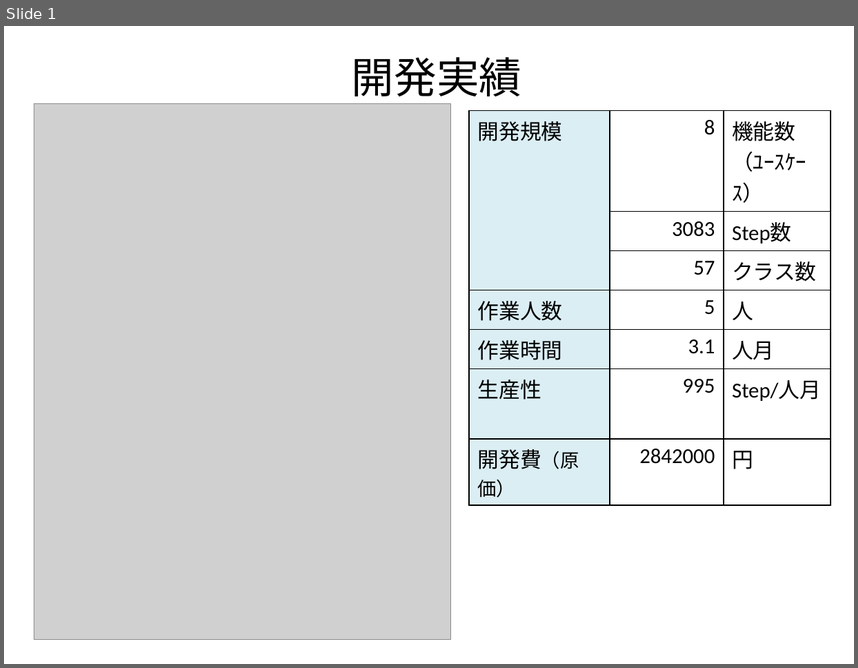
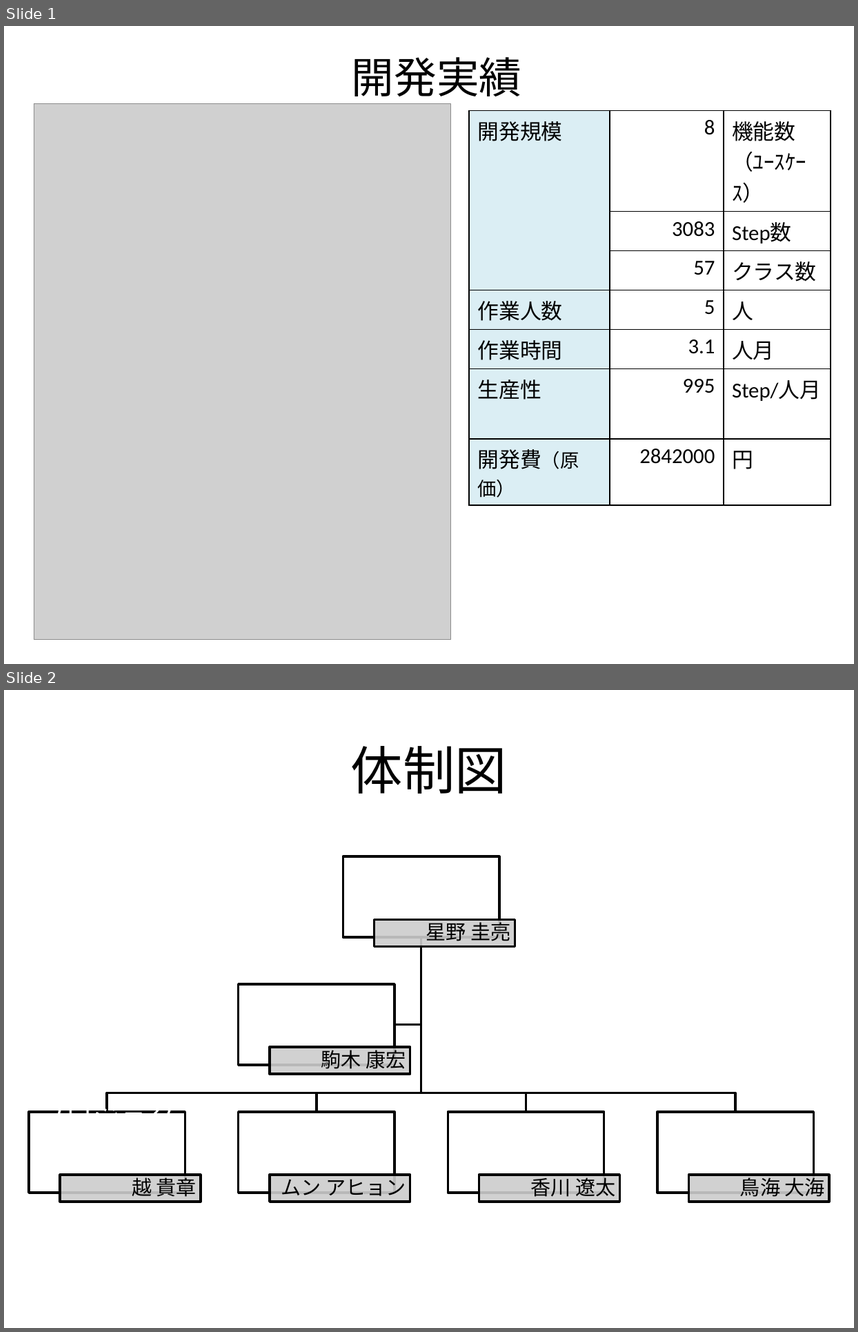
Before and after one commit to ChakaFlame/5_FGO, a slide deck: doc/unfinished/Presentation/5_発表資料.pptx. Shown one above the other, each under a label of ours: slide 1 before the commit, slides 1 and 2 after it. The pictures are 858x668 and 858x1332 pixels, drawn with LibreOffice and Linux fonts; fonts in the diff are those of the drawing; grey boxes stand for pictures. Boxes give left, top, right and bottom in pixels: in the first picture for what was removed or moved away, otherwise in the second. Text is boxed around its words. In the diff, an @@ line names an element or a change of style, - is before the commit and + after.

```diff
--- a/doc/unfinished/Presentation/5_発表資料.pptx
+++ b/doc/unfinished/Presentation/5_発表資料.pptx
@@ slide 2 added at [4,690,854,1328], background #FFFFFF @@
@@ title added at [351,746,507,793], 44 pt, text #000000 @@
+体制図
@@ group added at [29,854,829,1202]: 12 rectangles, 11 texts, 5 freeform shapes @@
+プロジェクト責任者
+星野 圭亮
+プロジェクトサブリーダー
+越 貴章
+テクニカル
+リーダー
+ムン アヒョン
+香川 遼太
+ライブラリ
+リーダー
+鳥海 大海
+プロジェクトリーダー
+駒木 康宏
```
Also in this commit, not shown: 1 other slide added, 3 slides removed.
